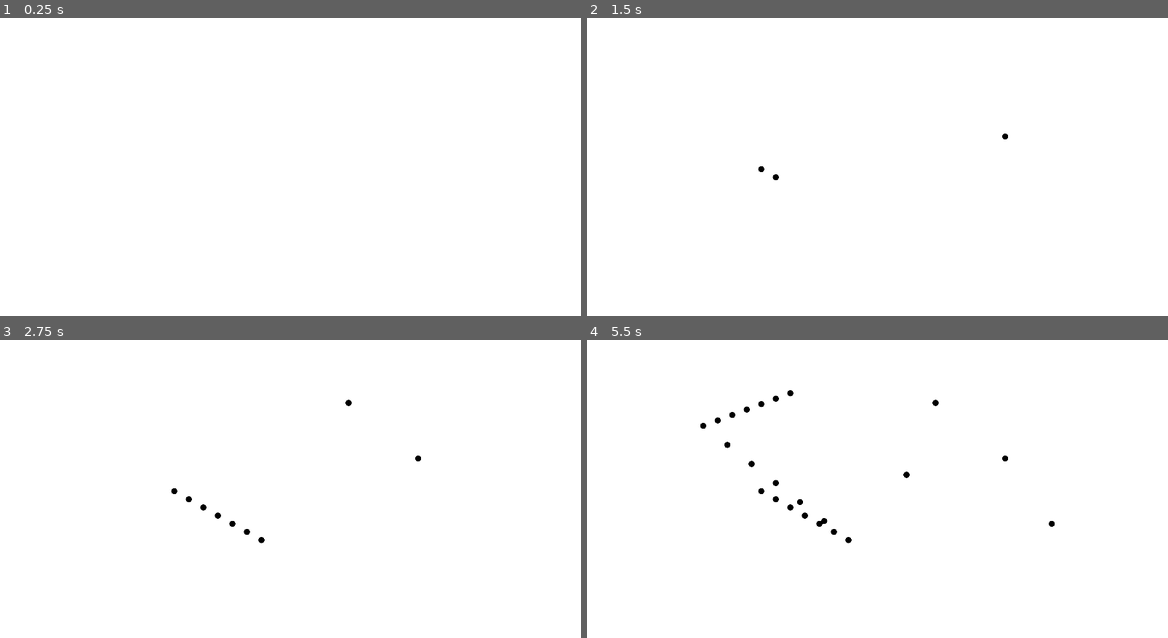
Above: before the commit, frames 1-4 (two rows, left to right).
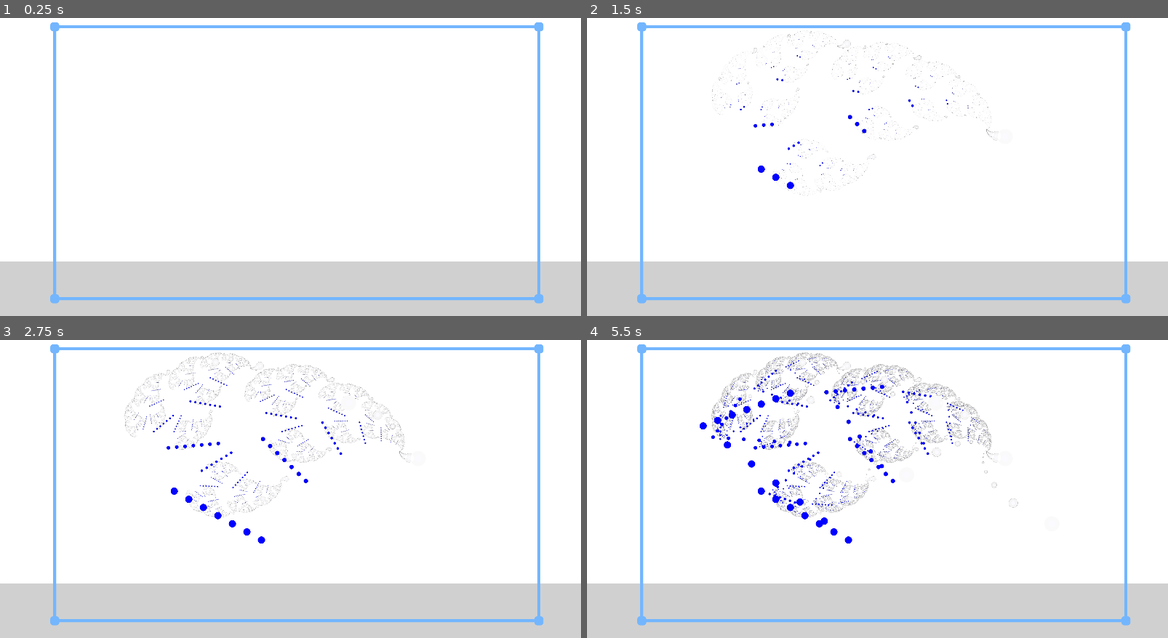
Above: after the commit, the same moments.

Repository: toucam87/FractaDoodle
Game: Godot game, scene res://Scenes/world.tscn
The game is run twice, just before and just after one commit, with the same random seed, the same clock (stepped at 60 frames per second) and the same inputs.
Inputs (mouse positions are in pixels of both pictures, inside the frame that each line leads up to):
- Up to frame 1 (0.25 s): no input
- Up to frame 2 (1.5 s): tap Enter at 0.5 s; move the mouse to (1005, 137) at 0.52 s; press the mouse at (1005, 137) at 0.53 s; right-click (1005, 137) at 0.8 s; release the mouse at (1005, 137) at 1.25 s; tap Space at 1.25 s; drag from (761, 169) to (848, 217) at 1.27 s
- Up to frame 3 (2.75 s): tap Enter at 2 s; move the mouse to (348, 402) at 2.02 s; press the mouse at (348, 402) at 2.03 s; right-click (348, 402) at 2.3 s
- Up to frame 4 (5.5 s): release the mouse at (935, 402) at 2.75 s; drag from (848, 539) to (703, 426) at 2.77 s; move the mouse to (1051, 524) at 3.52 s; press the mouse at (1051, 524) at 3.53 s; right-click (1051, 524) at 3.8 s; release the mouse at (1051, 524) at 4.25 s; tap Space at 4.25 s; drag from (703, 426) to (790, 393) at 4.27 s; tap Enter at 5 s; move the mouse to (906, 474) at 5.02 s; press the mouse at (906, 474) at 5.03 s; right-click (906, 474) at 5.3 s

The runs differ from the first frame. In frame 1, 20% of the frame differs, in the area x 0-100%, y 1-100%; in frame 2, 21%; in frame 3, 22%; in frame 4, 24%.
Error after the commit: Invalid assignment of property or key 'is_painting' with value of type 'bool' on a base object of type 'Nil'. (res://Scenes/Drawing.gd:16)

Commit message:
v0.1.1 basic frames and drag and drop
made basic frames (non controllable through UI) [forgot to save v0.1.0 when I completed this step] that create fractals. Problems with colors and transparency. Created a UI for frames that can translate when drag and drop on the side borders.

Diff:
--- a/Scenes/Drawing.gd
+++ b/Scenes/Drawing.gd
@@ -1,16 +1,29 @@
 extends Node2D
 
-var points_to_paint = []
-
-
-func _draw() -> void:
-	for i in points_to_paint.size():
-		draw_circle(points_to_paint[i], 10, Color.BLACK)
-
+var points_to_paint : PackedVector2Array
+var stroke_packed_scene = preload("res://Scenes/stroke.tscn")
+var new_stroke : Stroke
 
 
 func _input(event: InputEvent) -> void:
-	if Mouse.left_click_pressed:
-		points_to_paint.append(Mouse.mouse_pos)
-		queue_redraw()
-		print("mouse button pressed " + str(Mouse.mouse_pos))
+	if event.is_action_pressed("left click"):
+		new_stroke = stroke_packed_scene.instantiate() as Stroke
+		add_child(new_stroke)
+		new_stroke.name = "stroke "
+		new_stroke.configurate(Color.BLUE, 12.0, 1.0)
+
+	if event.is_action_released("left click"):
+		new_stroke.is_painting = false
+		new_stroke = null
+		points_to_paint.clear()
+
+	if event.is_action_pressed("right click"):
+		new_stroke = stroke_packed_scene.instantiate() as Stroke
+		add_child(new_stroke)
+		new_stroke.name = "erase stroke "
+		new_stroke.configurate(Color.WHITE, 25.0, 1.0)
+
+	if event.is_action_released("right click"):
+		new_stroke.is_painting = false
+		new_stroke = null
+		points_to_paint.clear()
--- /dev/null
+++ b/Scenes/Fractal Frame Controller/FractalFrameControllerBorder.gd
@@ -0,0 +1,28 @@
+extends Panel
+
+
+
+@onready var fractal_frame_controller = $"../.." as FractalFrameController
+
+
+
+var is_dragging = false
+var current_drag_position : Vector2
+var start_drag_position : Vector2
+var frame_start_position : Vector2
+
+func _gui_input(event: InputEvent) -> void:
+	if event.is_action_pressed("left click"):
+		is_dragging = true
+		start_drag_position = Mouse.mouse_pos
+		frame_start_position = fractal_frame_controller.position
+	if event.is_action_released("left click"):
+		is_dragging = false
+
+
+
+
+func _process(delta: float) -> void:
+	if is_dragging:
+		current_drag_position = Mouse.mouse_pos
+		fractal_frame_controller.position = frame_start_position + current_drag_position - start_drag_position
--- /dev/null
+++ b/Scenes/Fractal Frame Controller/Left border.gd
@@ -0,0 +1,11 @@
+extends Panel
+
+
+# Called when the node enters the scene tree for the first time.
+func _ready() -> void:
+	pass # Replace with function body.
+
+
+# Called every frame. 'delta' is the elapsed time since the previous frame.
+func _process(delta: float) -> void:
+	pass
--- /dev/null
+++ b/Scenes/Fractal Frame Controller/fractal_frame_controller.gd
@@ -0,0 +1,10 @@
+extends Control
+class_name FractalFrameController
+
+
+func _ready() -> void:
+	resize(900)
+
+func resize(_height):
+	size.y = _height
+	size.x = _height * 16 / 9
--- /dev/null
+++ b/Scenes/Fractal Frame Controller/fractal_frame_controller.tscn
@@ -0,0 +1,142 @@
+[gd_scene load_steps=5 format=3 uid="uid://dqnqg2q4v6fln"]
+
+[ext_resource type="Theme" uid="uid://c8qrom55yaurj" path="res://Textures/fractal_frame_borders.tres" id="1_7x7k8"]
+[ext_resource type="Script" path="res://Scenes/Fractal Frame Controller/fractal_frame_controller.gd" id="1_ed6ij"]
+[ext_resource type="Script" path="res://Scenes/Fractal Frame Controller/FractalFrameControllerBorder.gd" id="2_1xduq"]
+[ext_resource type="Theme" uid="uid://csrr4dwjjclyp" path="res://Textures/fractal_frame_corners.tres" id="2_2ylkq"]
+
+[node name="Fractal Frame Controller" type="Control"]
+layout_mode = 3
+anchors_preset = 15
+anchor_right = 1.0
+anchor_bottom = 1.0
+offset_right = -960.0
+offset_bottom = -540.0
+grow_horizontal = 2
+grow_vertical = 2
+mouse_filter = 2
+mouse_default_cursor_shape = 2
+script = ExtResource("1_ed6ij")
+
+[node name="Borders" type="Control" parent="."]
+layout_mode = 1
+anchors_preset = 15
+anchor_right = 1.0
+anchor_bottom = 1.0
+grow_horizontal = 2
+grow_vertical = 2
+mouse_filter = 2
+theme = ExtResource("1_7x7k8")
+
+[node name="Left border" type="Panel" parent="Borders"]
+layout_mode = 1
+anchors_preset = 9
+anchor_bottom = 1.0
+offset_left = -5.0
+offset_right = 5.0
+grow_vertical = 2
+mouse_default_cursor_shape = 2
+theme = ExtResource("1_7x7k8")
+script = ExtResource("2_1xduq")
+
+[node name="Right Border" type="Panel" parent="Borders"]
+layout_mode = 1
+anchors_preset = 11
+anchor_left = 1.0
+anchor_right = 1.0
+anchor_bottom = 1.0
+offset_left = 5.0
+offset_right = 15.0
+grow_horizontal = 0
+grow_vertical = 2
+scale = Vector2(-1, 1)
+mouse_default_cursor_shape = 2
+theme = ExtResource("1_7x7k8")
+script = ExtResource("2_1xduq")
+
+[node name="Top border" type="Panel" parent="Borders"]
+layout_mode = 1
+anchors_preset = 10
+anchor_right = 1.0
+offset_top = -5.0
+offset_bottom = 5.0
+grow_horizontal = 2
+mouse_default_cursor_shape = 2
+theme = ExtResource("1_7x7k8")
+script = ExtResource("2_1xduq")
+
+[node name="Bot border" type="Panel" parent="Borders"]
+layout_mode = 1
+anchors_preset = 12
+anchor_top = 1.0
+anchor_right = 1.0
+anchor_bottom = 1.0
+offset_top = 5.0
+offset_bottom = 15.0
+grow_horizontal = 2
+grow_vertical = 0
+scale = Vector2(1, -1)
+mouse_default_cursor_shape = 2
+theme = ExtResource("1_7x7k8")
+script = ExtResource("2_1xduq")
+
+[node name="Corners" type="Control" parent="."]
+layout_mode = 1
+anchors_preset = 15
+anchor_right = 1.0
+anchor_bottom = 1.0
+grow_horizontal = 2
+grow_vertical = 2
+mouse_filter = 2
+theme = ExtResource("2_2ylkq")
+
+[node name="TopLeft" type="Panel" parent="Corners"]
+layout_mode = 1
+offset_left = -15.0
+offset_top = -15.0
+offset_right = 15.0
+offset_bottom = 15.0
+mouse_default_cursor_shape = 2
+theme = ExtResource("2_2ylkq")
+
+[node name="TopRight" type="Panel" parent="Corners"]
+layout_mode = 1
+anchors_preset = 1
+anchor_left = 1.0
+anchor_right = 1.0
+offset_left = -15.0
+offset_top = -15.0
+offset_right = 15.0
+offset_bottom = 15.0
+grow_horizontal = 0
+mouse_default_cursor_shape = 2
+theme = ExtResource("2_2ylkq")
+
+[node name="BotLeft" type="Panel" parent="Corners"]
+layout_mode = 1
+anchors_preset = 2
+anchor_top = 1.0
+anchor_bottom = 1.0
+offset_left = -15.0
+offset_top = -15.0
+offset_right = 15.0
+offset_bottom = 15.0
+grow_vertical = 0
+mouse_default_cursor_shape = 2
+theme = ExtResource("2_2ylkq")
+
+[node name="BotRight" type="Panel" parent="Corners"]
+layout_mode = 1
+anchors_preset = 3
+anchor_left = 1.0
+anchor_top = 1.0
+anchor_right = 1.0
+anchor_bottom = 1.0
+offset_left = -15.0
+offset_top = -15.0
+offset_right = 15.0
+offset_bottom = 15.0
+grow_horizontal = 0
+grow_vertical = 0
+mouse_default_cursor_shape = 2
+theme = ExtResource("2_2ylkq")
--- /dev/null
+++ b/Scenes/Fractal Frame.gd
@@ -0,0 +1,19 @@
+extends Node2D
+
+@onready var fractal_view = $fractal_view
+@onready var panel = $fractal_view/Panel
+
+func _ready() -> void:
+	var viewport_texture = get_viewport().get_texture()
+	fractal_view.texture = ImageTexture.create_from_image( viewport_texture.get_image() )
+
+
+
+func _process(delta: float) -> void:
+	update_texture()
+
+
+
+func update_texture():
+	var viewport_texture = get_viewport().get_texture()
+	fractal_view.texture = ImageTexture.create_from_image( viewport_texture.get_image() )
--- /dev/null
+++ b/Scenes/Fractal Frame.tscn
@@ -0,0 +1,36 @@
+[gd_scene load_steps=5 format=3 uid="uid://df75qk2fhqfsj"]
+
+[ext_resource type="Script" path="res://Scenes/Fractal Frame.gd" id="1_3m0m3"]
+[ext_resource type="Texture2D" uid="uid://biw5gbdej1tvx" path="res://Textures/blue_button13.png" id="2_3a2bw"]
+
+[sub_resource type="StyleBoxTexture" id="StyleBoxTexture_aljk7"]
+texture = ExtResource("2_3a2bw")
+texture_margin_left = 4.84134
+texture_margin_top = 5.42067
+texture_margin_right = 4.84134
+texture_margin_bottom = 8.84134
+region_rect = Rect2(0, 0, 190, 49)
+draw_center = false
+
+[sub_resource type="Theme" id="Theme_64rky"]
+Panel/styles/panel = SubResource("StyleBoxTexture_aljk7")
+
+[node name="FractalFrame" type="Node2D"]
+scale = Vector2(0.8, 0.8)
+script = ExtResource("1_3m0m3")
+
+[node name="fractal_view" type="Sprite2D" parent="."]
+
+[node name="Panel" type="Panel" parent="fractal_view"]
+visible = false
+anchors_preset = 15
+anchor_right = 1.0
+anchor_bottom = 1.0
+offset_left = -960.0
+offset_top = -540.0
+offset_right = -961.0
+offset_bottom = -541.0
+grow_horizontal = 2
+grow_vertical = 2
+theme = SubResource("Theme_64rky")
+metadata/_edit_use_anchors_ = true
--- a/Scenes/main_canvas_layer.tscn
+++ b/Scenes/main_canvas_layer.tscn
@@ -1,7 +1,24 @@
-[gd_scene load_steps=3 format=3 uid="uid://b17nudjh5g4lc"]
+[gd_scene load_steps=7 format=3 uid="uid://b17nudjh5g4lc"]
 
 [ext_resource type="Theme" uid="uid://c0720y8vgjxxc" path="res://Textures/main canvas theme.tres" id="1_hxnaf"]
 [ext_resource type="Script" path="res://Scenes/Drawing.gd" id="2_1fcsg"]
+[ext_resource type="PackedScene" uid="uid://df75qk2fhqfsj" path="res://Scenes/Fractal Frame.tscn" id="3_bd6j6"]
+[ext_resource type="PackedScene" uid="uid://dqnqg2q4v6fln" path="res://Scenes/Fractal Frame Controller/fractal_frame_controller.tscn" id="4_bx1k4"]
+
+[sub_resource type="StyleBoxFlat" id="StyleBoxFlat_0vx0k"]
+content_margin_left = 0.0
+content_margin_top = 0.0
+content_margin_right = 0.0
+content_margin_bottom = 0.0
+bg_color = Color(1, 1, 1, 1)
+corner_radius_top_left = 3
+corner_radius_top_right = 3
+corner_radius_bottom_right = 3
+corner_radius_bottom_left = 3
+corner_detail = 5
+
+[sub_resource type="Theme" id="Theme_o61ju"]
+Panel/styles/panel = SubResource("StyleBoxFlat_0vx0k")
 
 [node name="Main Canvas Layer" type="CanvasLayer"]
 
@@ -12,7 +29,52 @@
 anchor_bottom = 1.0
 grow_horizontal = 2
 grow_vertical = 2
+mouse_filter = 2
 theme = ExtResource("1_hxnaf")
 
-[node name="Drawing" type="Node2D" parent="."]
+[node name="SubviewportBackground" type="Panel" parent="."]
+clip_contents = true
+anchors_preset = 4
+anchor_top = 0.5
+anchor_bottom = 0.5
+offset_top = -720.0
+offset_right = 1920.0
+offset_bottom = 360.0
+grow_vertical = 2
+mouse_filter = 2
+theme = SubResource("Theme_o61ju")
+
+[node name="Main Viewport Container (drawing area)" type="SubViewportContainer" parent="."]
+offset_right = 1920.0
+offset_bottom = 1080.0
+
+[node name="main viewport" type="SubViewport" parent="Main Viewport Container (drawing area)"]
+transparent_bg = true
+handle_input_locally = false
+size = Vector2i(1920, 1080)
+render_target_update_mode = 4
+
+[node name="FractalFrame" parent="Main Viewport Container (drawing area)/main viewport" instance=ExtResource("3_bd6j6")]
+position = Vector2(1100, 450)
+rotation = 0.261799
+scale = Vector2(0.6, 0.6)
+
+[node name="FractalFrame2" parent="Main Viewport Container (drawing area)/main viewport" instance=ExtResource("3_bd6j6")]
+position = Vector2(700.115, 320)
+rotation = -0.598648
+scale = Vector2(0.5, 0.5)
+
+[node name="FractalFrame3" parent="Main Viewport Container (drawing area)/main viewport" instance=ExtResource("3_bd6j6")]
+position = Vector2(800, 540)
+rotation = -0.0383972
+scale = Vector2(0.345, -0.345)
+
+[node name="Drawing" type="Node2D" parent="Main Viewport Container (drawing area)/main viewport"]
+modulate = Color(1, 1, 1, 0.980392)
 script = ExtResource("2_1fcsg")
+
+[node name="Fractal Frame Controller" parent="." instance=ExtResource("4_bx1k4")]
+offset_left = 181.0
+offset_top = 123.0
+offset_right = -728.0
+offset_bottom = -159.0
--- /dev/null
+++ b/Scenes/stroke.gd
@@ -0,0 +1,28 @@
+extends Node2D
+class_name Stroke
+
+
+var points_to_paint : PackedVector2Array
+var color = Color.BLACK
+var thickness = 10
+var opacity = 1.0
+var is_painting = true
+
+
+func _input(event: InputEvent) -> void:
+	if (Mouse.left_click_pressed or Mouse.right_click_pressed) and is_painting:
+			points_to_paint.append(Mouse.mouse_pos)
+			queue_redraw()
+
+
+func _draw() -> void:
+	for i in points_to_paint.size():
+		draw_circle(points_to_paint[i], thickness, color)
+
+
+
+func configurate(_color : Color, _thickness : float, _opacity : float):
+	thickness = _thickness
+	color = _color
+	opacity = _opacity
+	modulate = Color(Color.WHITE, opacity)
--- /dev/null
+++ b/Scenes/stroke.tscn
@@ -0,0 +1,6 @@
+[gd_scene load_steps=2 format=3 uid="uid://vl7dhg4nvnlg"]
+
+[ext_resource type="Script" path="res://Scenes/stroke.gd" id="1_yxoh2"]
+
+[node name="Stroke" type="Node2D"]
+script = ExtResource("1_yxoh2")
--- /dev/null
+++ b/Textures/fractal_frame_borders.tres
@@ -0,0 +1,16 @@
+[gd_resource type="Theme" load_steps=2 format=3 uid="uid://c8qrom55yaurj"]
+
+[sub_resource type="StyleBoxFlat" id="StyleBoxFlat_1tri5"]
+content_margin_left = 0.0
+content_margin_top = 0.0
+content_margin_right = 0.0
+content_margin_bottom = 0.0
+bg_color = Color(0.45098, 0.713726, 0.996078, 1)
+corner_radius_top_left = 10
+corner_radius_top_right = 10
+corner_radius_bottom_right = 10
+corner_radius_bottom_left = 10
+corner_detail = 5
+
+[resource]
+Panel/styles/panel = SubResource("StyleBoxFlat_1tri5")
--- /dev/null
+++ b/Textures/fractal_frame_corners.tres
@@ -0,0 +1,16 @@
+[gd_resource type="Theme" load_steps=2 format=3 uid="uid://csrr4dwjjclyp"]
+
+[sub_resource type="StyleBoxFlat" id="StyleBoxFlat_1tri5"]
+content_margin_left = 0.0
+content_margin_top = 0.0
+content_margin_right = 0.0
+content_margin_bottom = 0.0
+bg_color = Color(0.45098, 0.713726, 0.996078, 1)
+corner_radius_top_left = 10
+corner_radius_top_right = 10
+corner_radius_bottom_right = 10
+corner_radius_bottom_left = 10
+corner_detail = 5
+
+[resource]
+Panel/styles/panel = SubResource("StyleBoxFlat_1tri5")
--- a/Textures/main canvas theme.tres
+++ b/Textures/main canvas theme.tres
@@ -5,7 +5,7 @@
 content_margin_top = 0.0
 content_margin_right = 0.0
 content_margin_bottom = 0.0
-bg_color = Color(1, 1, 1, 1)
+bg_color = Color(0.816406, 0.816406, 0.816406, 1)
 
 [resource]
 Panel/styles/panel = SubResource("StyleBoxFlat_5cbv2")
--- a/project.godot
+++ b/project.godot
@@ -22,6 +22,7 @@
 
 window/size/viewport_width=1920
 window/size/viewport_height=1080
+window/size/always_on_top=true
 
 [input]
 
Binary file added: Textures/blue_button13.png
Not shown, added: Textures/blue_button13.png.import
